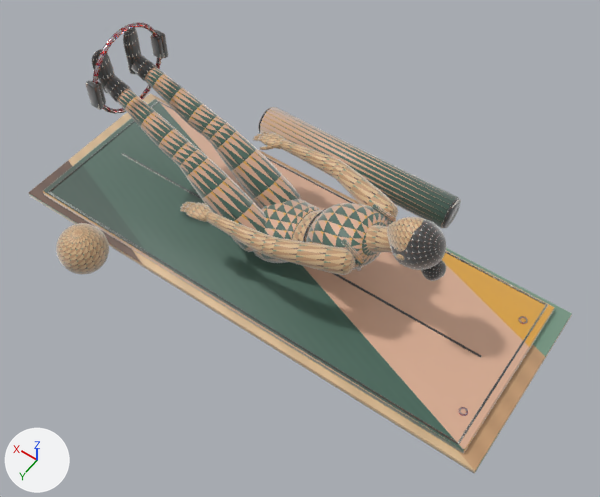
Before and after pictures for a commit that changed the glTF model public/models/pilates-studio/mat-studio-rig.glb.
One viewpoint serves both versions: a camera (50 mm lens) standing at (-1.19, 1.57, 2.54) and looking at (-0.16, 0.13, 0.28). Lighting does not change. The marker at lower left points along +X, +Y and +Z. The older version comes first. Where no turn or scale is listed for an object, it has been applied to the vertices. Vertices at exactly the same position are counted once.

Names of what the first picture shows: 'SM_Studio_Dielectric', 'SM_Studio_Metallic'.
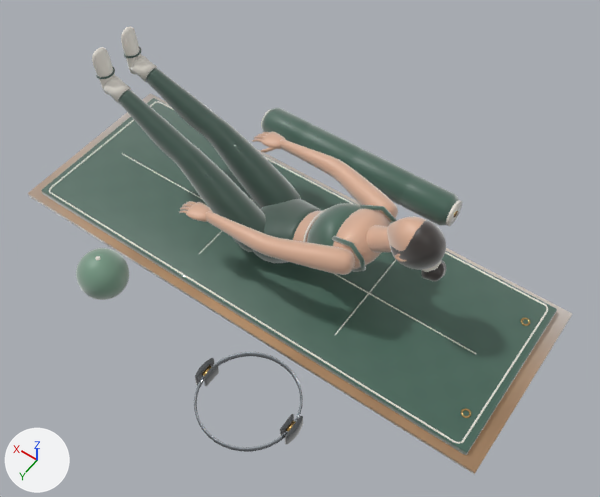
Where the change shows, as pixel boxes (x1, y1, x2, y2) in the pictures (600 x 497 px; the box of a moved part takes in the faces that stretch with it):
'SM_Studio_Dielectric', reshaped, moved: before (28, 28, 572, 473); after (28, 26, 572, 474)
'SM_Studio_Metallic', reshaped, moved, rescaled: before (93, 23, 528, 416); after (194, 211, 531, 452)
part 1 of me_sm_studio_dielectric_mesh, added: after (28, 93, 572, 474)
part 2 of me_sm_studio_dielectric_mesh, moved or reshaped: before (43, 99, 554, 453); after (41, 98, 557, 455)
part 3 of me_sm_studio_dielectric_mesh, added: after (335, 259, 396, 335)
part 4 of me_sm_studio_dielectric_mesh, rebuilt (8% narrower, 10% shorter): before (28, 93, 572, 473); after (49, 101, 548, 444)
part 5 of me_sm_studio_dielectric_mesh, rebuilt: before (122, 153, 482, 358); after (122, 153, 476, 354)
part 6 of me_sm_studio_dielectric_mesh, deleted: before (85, 30, 404, 261)
part 7 of me_sm_studio_dielectric_mesh, moved or reshaped: before (48, 28, 548, 444); after (76, 26, 462, 445)
part 8 of me_sm_studio_dielectric_mesh, surface changed: before (111, 64, 444, 273); after (99, 53, 439, 276)
part 9 of me_sm_studio_metallic_mesh, added: after (285, 420, 296, 431)
part 10 of me_sm_studio_metallic_mesh, added: after (194, 352, 303, 452)
part 11 of me_sm_studio_metallic_mesh, added: after (521, 317, 531, 326)
part 12 of me_sm_studio_metallic_mesh, added: after (461, 408, 471, 418)
part 13 of me_sm_studio_metallic_mesh, deleted: before (93, 23, 161, 114)
part 14 of me_sm_studio_metallic_mesh, deleted: before (518, 316, 528, 324)
part 15 of me_sm_studio_metallic_mesh, deleted: before (458, 407, 468, 416)

Edits to the bpy script that builds the scene:
```text
Change me_sm_studio_dielectric_mesh:
    remove me_sm_studio_dielectric_mesh.from_pydata(...)  # 12936 vertices, 25616 faces; spans x -1.02..1.02, y -0.57..0.57, z -0.34..0.34
    add me_sm_studio_dielectric_mesh.from_pydata(...)  # 13544 vertices, 26904 faces; spans x -1.02..1.02, y -0.6..0.6, z -0.34..0.34
    me_sm_studio_dielectric_mesh part 1: a new loose piece, a box spanning x -1.02..1.02, y -0.405..0.335, z -0.341..-0.321, in mat_mat_studiodielectric (picture img_studioflagshipatlas)
    me_sm_studio_dielectric_mesh part 2: the loose piece of 56 vertices spanning x -0.96..0.96, y -0.35..0.33, z -0.32..-0.29 is scaled about its middle by (1.01, 1, 0.95), then moved by (0.0, -0.03, 0.0)
    me_sm_studio_dielectric_mesh part 3: a new loose piece, a UV sphere (6 segments, 3 rings, poles along y) spanning x -0.3822..-0.3778, y -0.2555..0.1864, z -0.2963..-0.2924, in mat_mat_studiodielectric (picture img_studioflagshipatlas)
    me_sm_studio_dielectric_mesh part 4: the loose piece of 56 vertices spanning x -1.02..1.02, y -0.38..0.36, z -0.34..-0.32 is rebuilt with 72 vertices and now spans x -0.95..0.95, y -0.37..0.3, z -0.3..-0.29
    me_sm_studio_dielectric_mesh part 5: the loose piece of 56 vertices spanning x -0.84..0.84, y -0.01, z -0.29 is rebuilt with 14 vertices and now spans x -0.82..0.84, y -0.04..-0.03, z -0.3..-0.29
    me_sm_studio_dielectric_mesh part 6: 15 loose pieces with 560 vertices, spanning x -0.54..0.71, y -0.21..0.23, z -0.16..0.28, are deleted
    me_sm_studio_dielectric_mesh part 7: 940 vertices moved within x -0.64..0.75, y -0.25..0.51, z -0.3..0.34; 9849 vertices removed from x -0.93..0.93, y -0.57..0.57, z -0.34..0.34; 10981 vertices added at x -0.64..0.76, y -0.6..0.6, z -0.34..0.34
    me_sm_studio_dielectric_mesh part 8: 219 kept faces spanning x -0.64..0.75, y -0.24..0.2, z -0.31..0.34 get new texture (UV) coordinates
    other edits to the shape of me_sm_studio_dielectric_mesh do not show in these pictures
Change me_sm_studio_metallic_mesh:
    used by ob_sm_studio_metallic; location = (-0.104, 0.0, 0.394); scale = (0.802, 0.802, 0.802)
    remove me_sm_studio_metallic_mesh.from_pydata(...)  # 392 vertices, 784 faces; spans x -1.0..1.0, y -0.29..0.29, z -0.44..0.44
    add me_sm_studio_metallic_mesh.from_pydata(...)  # 604 vertices, 1192 faces; spans x -1.0..1.0, y -0.93..0.93, z -0.05..0.05
    me_sm_studio_metallic_mesh part 9: a new loose piece, a box spanning x -0.346..-0.32, y 0.639..0.697, z -0.052..-0.003, in mat_mat_studiometallic (picture img_studioflagshipatlas)
    me_sm_studio_metallic_mesh part 10: a new loose piece of 360 vertices spanning x -0.34..0.19, y 0.4..0.93, z -0.05..-0.01, in mat_mat_studiometallic (picture img_studioflagshipatlas)
    me_sm_studio_metallic_mesh part 11: a new loose piece of 84 vertices spanning x -1.0..-0.95, y -0.53..-0.48, z 0.0..0.01, in mat_mat_studiometallic (picture img_studioflagshipatlas)
    me_sm_studio_metallic_mesh part 12: a new loose piece of 84 vertices spanning x -1.0..-0.95, y 0.11..0.16, z 0.0..0.01, in mat_mat_studiometallic (picture img_studioflagshipatlas)
    me_sm_studio_metallic_mesh part 13: the loose piece of 224 vertices spanning x 0.98..1.0, y -0.22..0.22, z 0.0..0.44 is deleted
    me_sm_studio_metallic_mesh part 14: the loose piece of 84 vertices spanning x -1.0..-0.96, y -0.29..-0.25, z -0.44..-0.43 is deleted
    me_sm_studio_metallic_mesh part 15: the loose piece of 84 vertices spanning x -1.0..-0.96, y 0.25..0.29, z -0.44..-0.43 is deleted
    other edits to the shape of me_sm_studio_metallic_mesh do not show in these pictures
Change ob_sm_studio_dielectric:
    ob_sm_studio_dielectric.location: (0.0, 0.009, 0.34) -> (0.0, 0.035, 0.341)
Change ob_sm_studio_metallic:
    ob_sm_studio_metallic.location: (-0.104, 0.0, 0.394) -> (-0.228, 0.129, 0.046)
    ob_sm_studio_metallic.scale: (0.802, 0.802, 0.802) -> (0.689, 0.689, 0.689)
```
